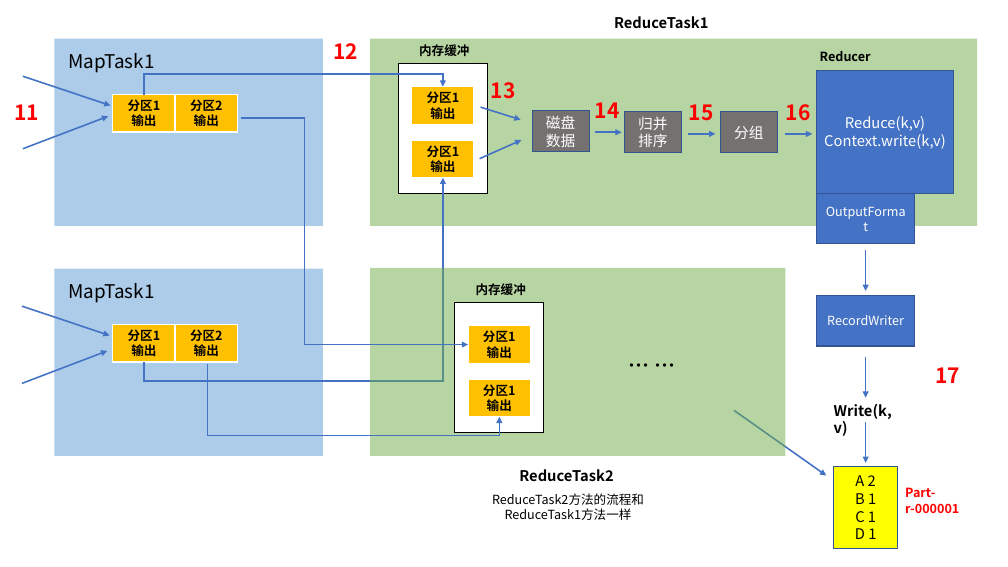
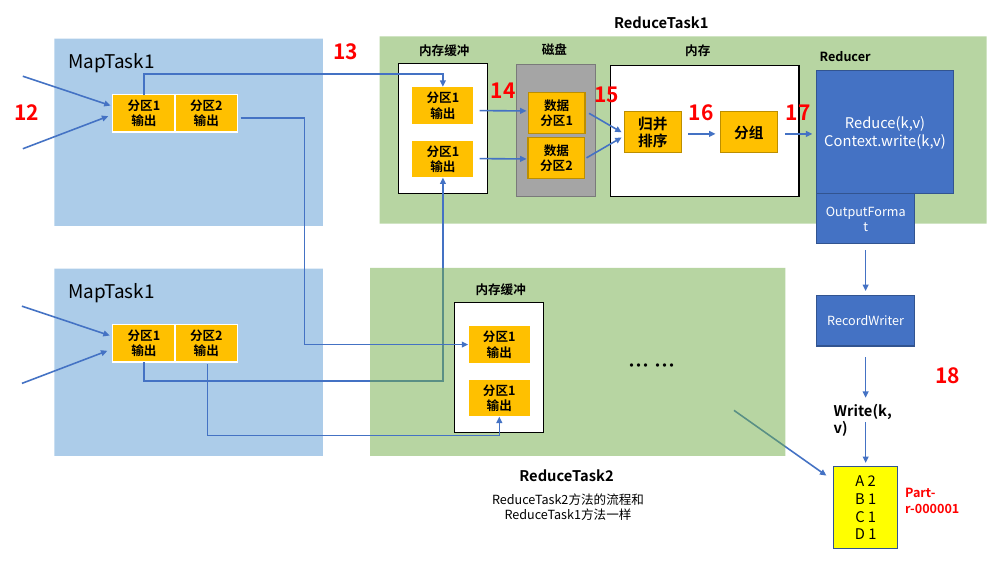
Before and after one commit to johnzhuang1024/bigdata, a slide deck: slide 8 of 大数据面试大保健/图表绘画.pptx. Drawn at 1008x567 pixels with LibreOffice and Linux fonts; fonts in the diff are those of the drawing. Boxes give left, top, right and bottom in pixels: in the first picture for what was removed or moved away, otherwise in the second. Text is boxed around its words. In the diff, an @@ line names an element or a change of style, - is before the commit and + after.

```diff
--- a/大数据面试大保健/图表绘画.pptx
+++ b/大数据面试大保健/图表绘画.pptx
@@ text at (333,43,358,60): text changed @@
-12
+13
@@ rectangle: place and size @@
-rectangle at (371,39,978,226)
+rectangle at (380,36,987,224)
@@ text added at (542,41,567,58), 12 pt, text #000000, bold @@
+磁盘
@@ text added at (685,44,710,56), 12 pt, text #000000, bold @@
+内存
@@ text "14": place and size @@
-text "14" at (595,102,620,118)
+text "14" at (491,82,516,98)
@@ text removed at (491,82,516,99) @@
-13
@@ rectangle added at (517,65,596,197), fill #A5A5A5, outline #7A7A7A 1 pt @@
@@ text "15" rewrapped from (689,104,714,121) to (594,81,619,107) @@
@@ rectangle added at (610,66,799,197), fill #FFFFFF, outline #000000 1 pt @@
@@ text at (14,104,39,120): text changed @@
-11
+12
@@ arrow moved from (481, 107) - (521, 119) to (479, 110) - (526, 111) @@
@@ rectangle "数据": place and size @@
-rectangle "数据" at (532,111,589,152)
+rectangle "数据" at (529,93,585,134)
@@ rectangle "数据" at (529,93,585,134): fill #767171 to #FFC000; outline #325491 1 pt to #BD8E00 1 pt @@
@@ text in rectangle at (540,114,573,126): paragraph added @@
+分区1
@@ text in rectangle at (544,97,569,114): size 14 to 12 pt, text colour #FFFFFF to #000000, bold on in "数据" @@
@@ text in rectangle at (546,116,575,129): paragraph removed @@
-磁盘
@@ arrow moved from (595, 132) - (622, 132) to (589, 113) - (622, 132) @@
@@ rectangle "归并排序" at (625,112,681,153): text colour #FFFFFF to #000000, bold on; fill #767171 to #FFC000; outline #325491 1 pt to #BD8E00 1 pt @@
@@ text "16": place and size @@
-text "16" at (786,104,811,121)
+text "16" at (689,104,714,121)
@@ rectangle "分组" at (721,112,777,153): text colour #FFFFFF to #000000, bold on; fill #767171 to #FFC000; outline #325491 1 pt to #BD8E00 1 pt @@
@@ text added at (786,99,811,125), 20 pt, text #FF0000, bold @@
+17
@@ rectangle added at (528,138,585,178), fill #FFC000, outline #BD8E00 1 pt, 12 pt, text #000000, bold @@
+数据
+分区2
@@ arrow added from (587, 158) to (622, 138), #4472C4 1.5 pt @@
@@ arrow moved from (479, 159) - (522, 140) to (479, 159) - (526, 159) @@
@@ text at (935,367,960,384): text changed @@
-17
+18
```
Also in this commit, not shown: 2 other slides changed, 1 slide added, 8 other files.
